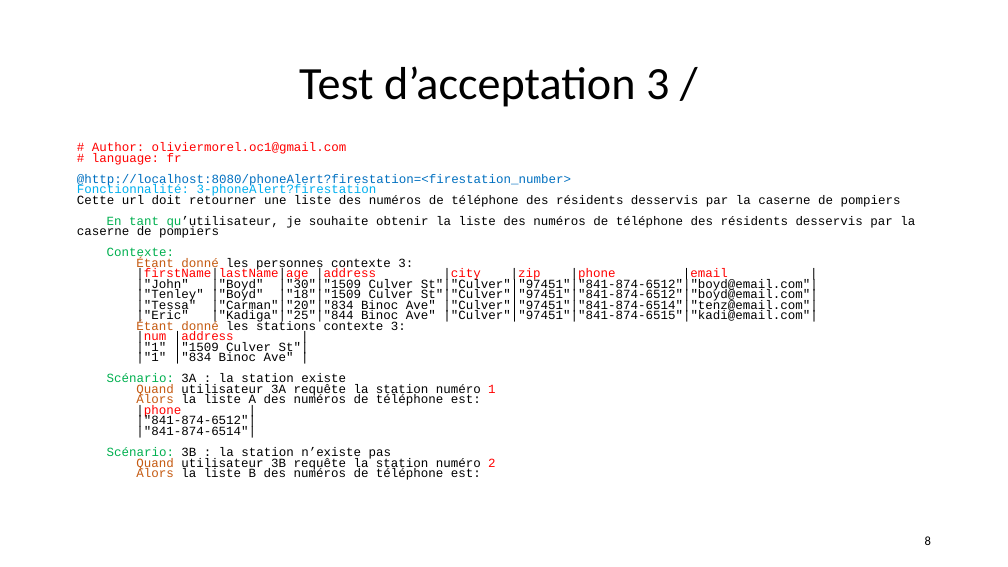
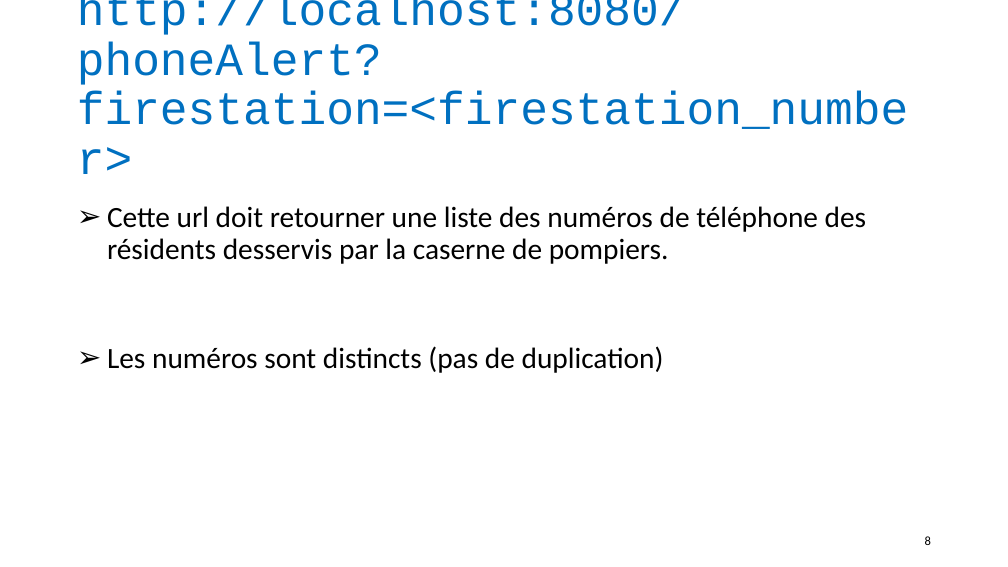
Before and after one commit to andrechico999/https-github.com-emmo78-com.safetynet.alerts, a slide deck: slide 8 of A_Livrables/MOREL_Olivier_4_slides_062022.pptx. Drawn at 1008x567 pixels with LibreOffice and Linux fonts; fonts in the diff are those of the drawing. Boxes give left, top, right and bottom in pixels: in the first picture for what was removed or moved away, otherwise in the second. Text is boxed around its words. In the diff, an @@ line names an element or a change of style, - is before the commit and + after.

Commit message:
wip : coding Unit Test done for RequestService

```diff
--- a/A_Livrables/MOREL_Olivier_4_slides_062022.pptx
+++ b/A_Livrables/MOREL_Olivier_4_slides_062022.pptx
@@ title at (77, 0, 908, 129): text changed; font Calibri to Courier New; text colour #000000 to #0070C0 @@
-Test d’acceptation 3 /
+http://localhost:8080/phoneAlert?firestation=<firestation_number>
@@ text at (107, 206, 867, 373): text changed; size 11.9 to 28 pt; font Courier New to Calibri @@
-# Author: oliviermorel.oc1@gmail.com
-# language: fr
-@http://localhost:8080/phoneAlert?firestation=<firestation_number>
-Fonctionnalité: 3-phoneAlert?firestation
-Cette url doit retourner une liste des numéros de téléphone des résidents desservis par la caserne de pompiers
-En tant qu’utilisateur, je souhaite obtenir la liste des numéros de téléphone des résidents desservis par la caserne de pompiers
-Contexte:
-Étant donné les personnes contexte 3:
-|firstName|lastName|age |address |city |zip |phone |email |
-|"John" |"Boyd" |"30"|"1509 Culver St"|"Culver"|"97451"|"841-874-6512"|"boyd@email.com"|
-|"Tenley" |"Boyd" |"18"|"1509 Culver St"|"Culver"|"97451"|"841-874-6512"|"boyd@email.com"|
-|"Tessa" |"Carman"|"20"|"834 Binoc Ave" |"Culver"|"97451"|"841-874-6514"|"tenz@email.com"|
-|"Eric" |"Kadiga"|"25"|"844 Binoc Ave" |"Culver"|"97451"|"841-874-6515"|"kadi@email.com"|
-Étant donné les stations contexte 3:
-|num |address |
-|"1" |"1509 Culver St"|
-|"1" |"834 Binoc Ave" |
-Scénario: 3A : la station existe
-Quand utilisateur 3A requête la station numéro 1
-Alors la liste A des numéros de téléphone est:
-|phone |
-|"841-874-6512"|
-|"841-874-6514"|
-Scénario: 3B : la station n’existe pas
-Quand utilisateur 3B requête la station numéro 2
-Alors la liste B des numéros de téléphone est:
+➢ Cette url doit retourner une liste des numéros de téléphone des résidents desservis par la caserne de pompiers.
+➢ Les numéros sont distincts (pas de duplication)
```
Also in this commit, not shown: 14 other slides changed, 10 slides added, 7 slides removed, 5 other files.
